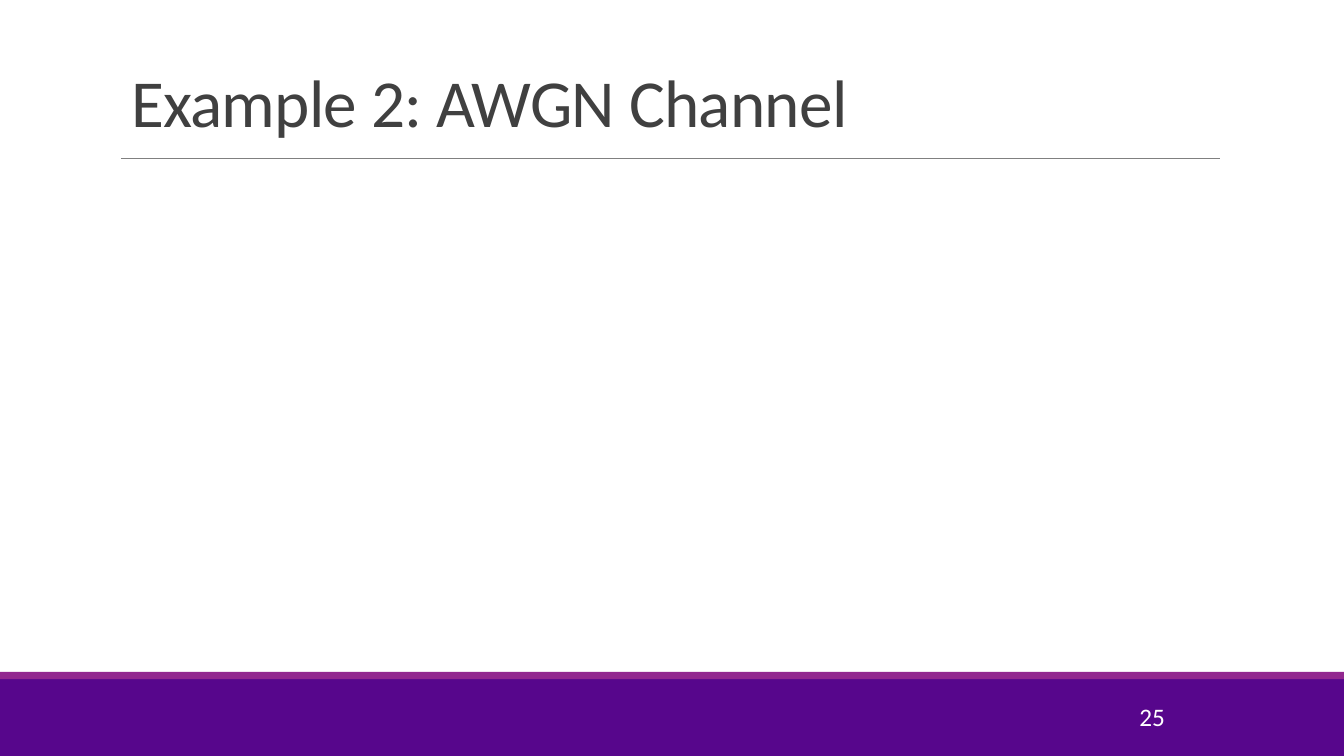
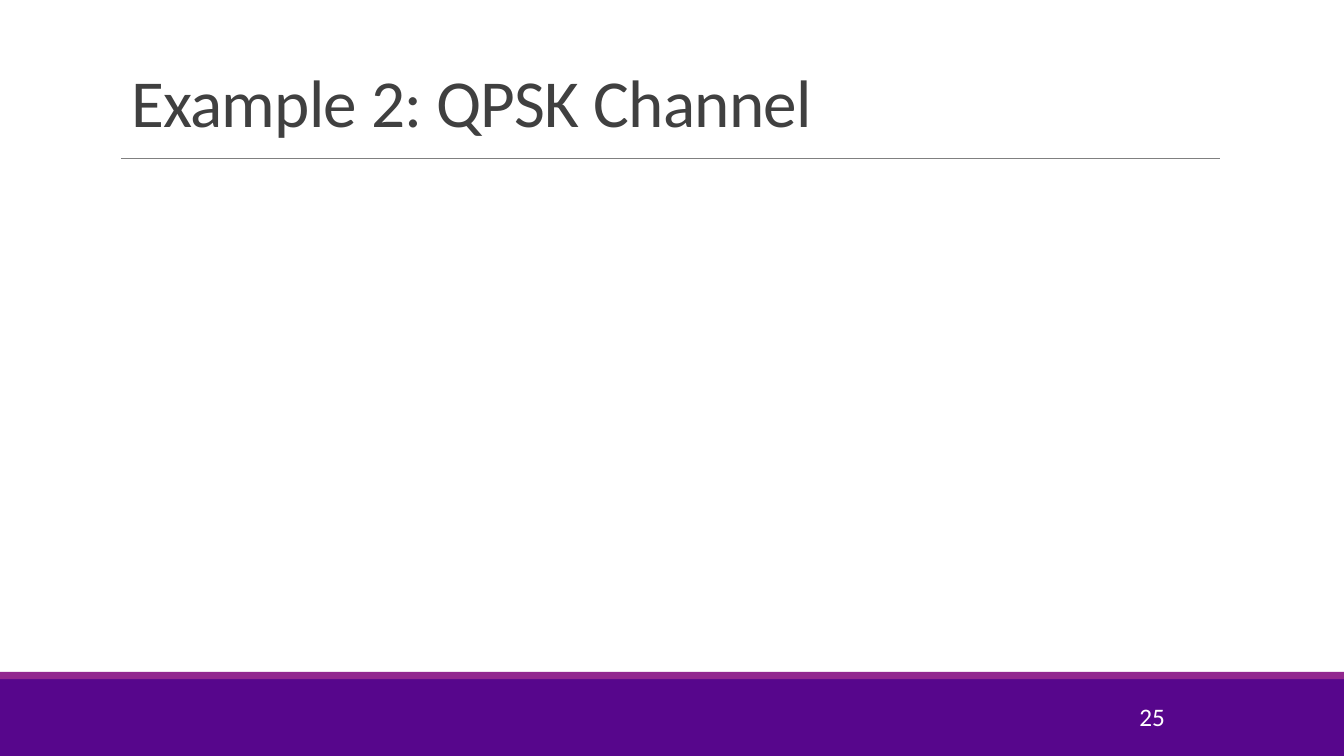
Before and after one commit to sdrangan/digitalcomm, a slide deck: slide 25 of Lectures/Unit10_ConvCodes.pptx. Drawn at 1344x756 pixels with LibreOffice and Linux fonts; fonts in the diff are those of the drawing; grey boxes stand for pictures; background and template pictures are left out. Boxes give left, top, right and bottom in pixels: in the first picture for what was removed or moved away, otherwise in the second. Text is boxed around its words. In the diff, an @@ line names an element or a change of style, - is before the commit and + after.

```diff
--- a/Lectures/Unit10_ConvCodes.pptx
+++ b/Lectures/Unit10_ConvCodes.pptx
@@ title at (131,80,812,138): text changed @@
-Example 2: AWGN Channel
+Example 2: QPSK Channel
```
Also in this commit, not shown: 6 other slides changed, 14 slides added, 13 slides removed, 5 other files.
